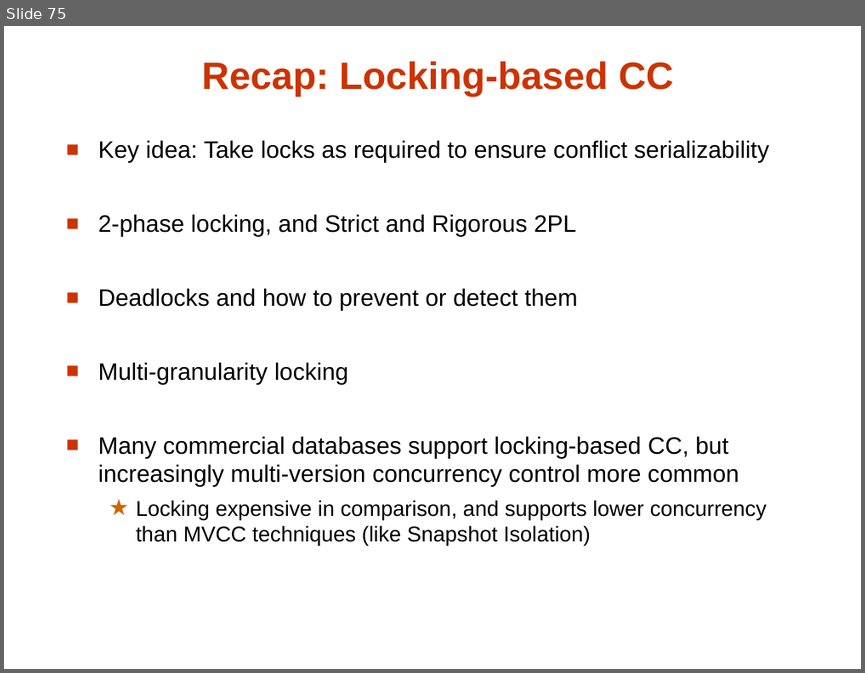
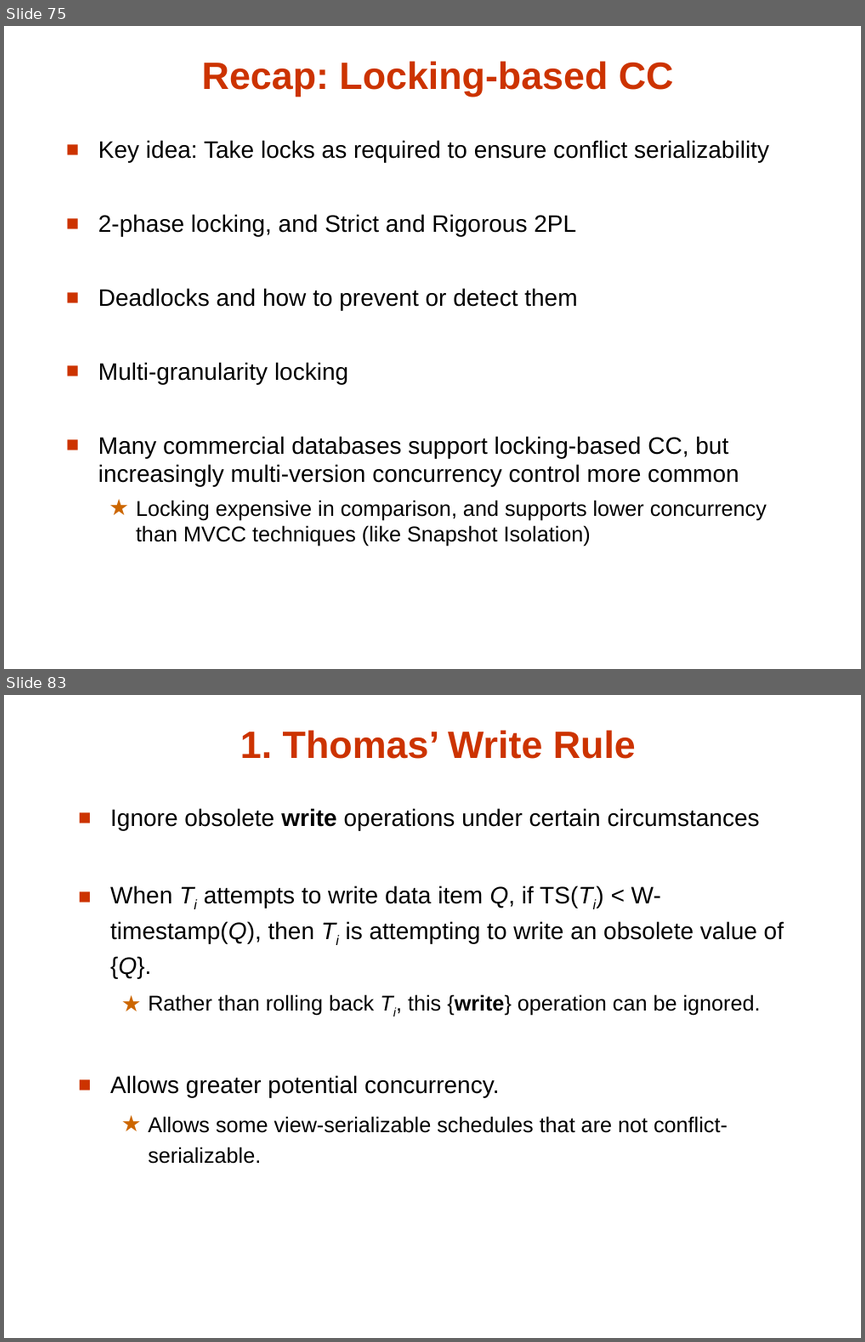
Before and after one commit to umddb/cmsc424-fall2021, a slide deck: Slides/06-Transactions.pptx. Shown one above the other, each under a label of ours: slide 75 before the commit, slides 75 and 83 after it; the slides between them are not shown. The pictures are 865x673 and 865x1342 pixels, drawn with LibreOffice and Linux fonts; fonts in the diff are those of the drawing. Boxes give left, top, right and bottom in pixels: in the first picture for what was removed or moved away, otherwise in the second. Text is boxed around its words. In the diff, an @@ line names an element or a change of style, - is before the commit and + after.

```diff
--- a/Slides/06-Transactions.pptx
+++ b/Slides/06-Transactions.pptx
@@ slide 83 added at <box>4,695,861,1338</box>, background #FFFFFF @@
@@ title added at <box>240,730,636,759</box>, 32 pt, text #CC3300, bold @@
+1. Thomas’ Write Rule
@@ text added at <box>110,808,783,1163</box>, 20 pt, text #000000 @@
+■ Ignore obsolete write operations under certain circumstances
+■ When Ti attempts to write data item Q, if TS(Ti) < W-timestamp(Q), then Ti is attempting to write an obsolete value of {Q}.
+  ★ Rather than rolling back Ti, this {write} operation can be ignored.
+■ Allows greater potential concurrency.
+  ★ Allows some view-serializable schedules that are not conflict-serializable.
```
Also in this commit, not shown: 14 slides changed, 25 other slides added, 5 slides removed.
